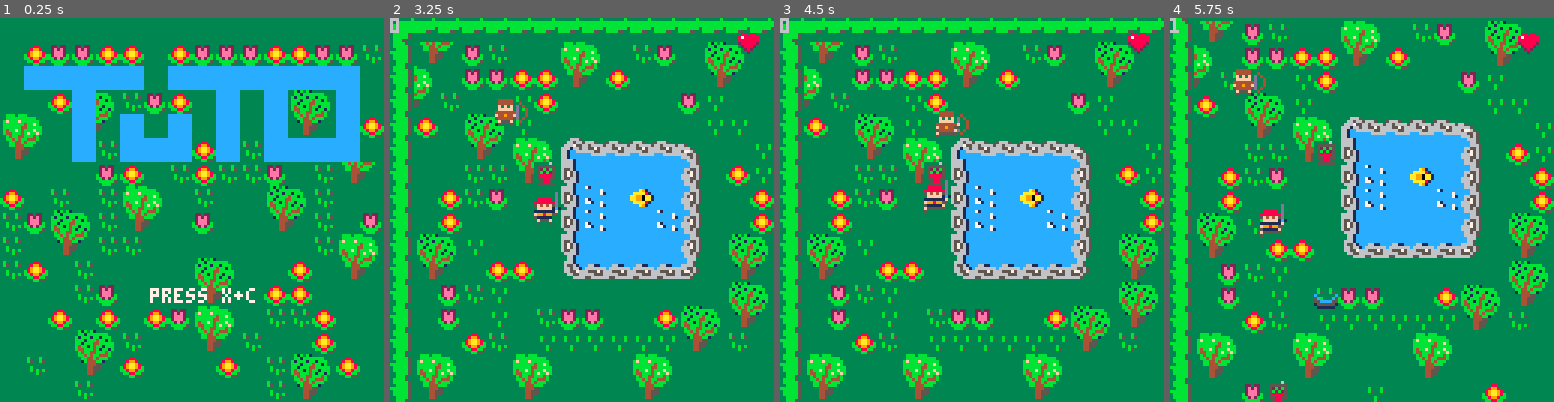
Above: before the commit, frames 1-4 (left to right).
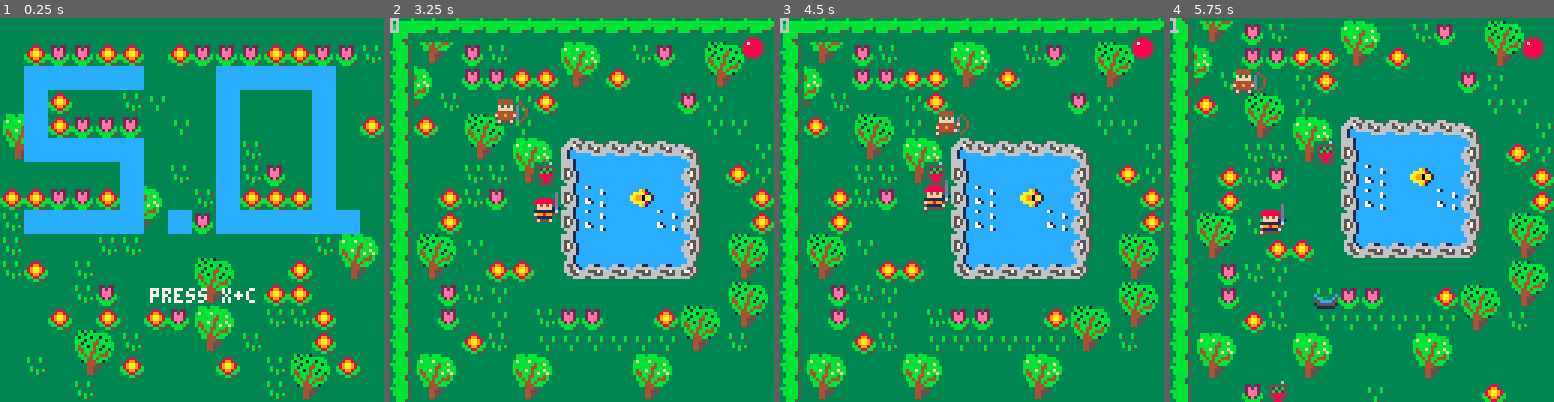
Above: after the commit, the same moments.

Repository: JasonHaenlin/pico-8-sophiaquest
Game: PICO-8 cartridge sophiaquest.p8
Two runs of this game, one before a commit and one after it. Both use one fixed random seed, a clock stepped at 60 frames per second and the inputs below.
Inputs:
- Up to frame 1 (0.25 s): no input
- Up to frame 2 (3.25 s): tap O (Z key) at 0.33, 0.7, 1.43, 2.22, 3.1 s; tap X (X key) at 1.07, 2.07, 2.4, 2.73, 3.07 s; hold Left 1.97-2.37 s; hold Down 2.42-2.82 s; hold Right from 2.87 s (still down)
- Up to frame 3 (4.5 s): tap X (X key) every 0.33 s from 3.4 to 4.4 s; release Right at 3.53 s; hold Up 3.58-4.08 s; tap O (Z key) at 3.98 s; hold Right from 4.13 s (still down)
- Up to frame 4 (5.75 s): release Right at 4.53 s; hold Down 4.58-5.08 s; tap X (X key) every 0.33 s from 4.73 to 5.73 s; tap O (Z key) at 4.87 s; hold Left from 5.13 s (still down)

The runs differ from the first frame. In frame 1, 21% of the frame differs, in the area x 6-100%, y 12-62%; in frame 2, 0.3%; in frame 3, 0.3%; in frame 4, 0.3%.

Commit message:
manage the life of the player

Diff:
--- a/sophiaquest.p8
+++ b/sophiaquest.p8
@@ -33,6 +33,17 @@
  player = 25,
  ennemy = 10,
  boss = 150,
+}
+
+spr_life = {
+ {0,0,5,5,5,5,0,0},
+ {0,5,8,8,8,8,5,0},
+ {5,8,7,8,8,8,8,5},
+ {5,8,8,8,8,8,8,5},
+ {5,8,8,8,8,8,8,5},
+ {5,8,8,8,8,8,8,5},
+ {0,5,8,8,8,8,5,0},
+ {0,0,5,5,5,5,0,0}
 }
 
 actors={}
@@ -478,6 +489,26 @@
  spr(a.weapon.spr,a.x+a.weapon.ox,a.y-a.weapon.oy)
 end
 
+function draw_hud()
+ print(ctime.s,fp.x,fp.y,light_gray)
+ draw_life()
+end
+
+function draw_life()
+ local offsetlife=8-flr(((p.health*8)/life.player))
+ for y=1,#spr_life do
+  for x=1,#spr_life[y] do
+   if (spr_life[y][x] ~= black) then
+    if (offsetlife >= y and spr_life[y][x] == red) then
+     pset(fp.x+116+x,fp.y+5+y,light_gray)
+    else
+     pset(fp.x+116+x,fp.y+5+y,spr_life[y][x])
+    end
+   end
+  end
+ end
+end
+
 function draw_menu()
  map(0,48,0,0,16,16)
  print("press x+c",50,90,white)
@@ -504,17 +535,16 @@
 function draw_game()
  cls()
  map(0,0,0,0,48,48)
+ fp = follow_player()
 
  scamera()
+
  draw_particles()
  draw_explosions()
  draw_actors()
-
- fp = follow_player()
-
- print(ctime.s,fp.x,fp.y,light_gray)
- highlight(39,fp.x+116,fp.y+5,2)
+ draw_hud()
  draw_inventory(fp.x+80,fp.y)
+
  debug(fp.x+10,fp.y+10)
 end
 
@@ -562,10 +592,15 @@
  camera(scr.x,scr.y)
 end
 
+function rcamera()
+  camera(0,0)
+end
+
 function check_game_state()
  if (is_dead(p)) then
   cls()
   make_game()
+  rcamera()
   _draw = draw_menu
   _update = update_menu
  end
@@ -598,14 +633,14 @@
 00000000f9989900f9989900f9989900f44944f0f44944f0f44944f0f22322f0f22322f0f22322f03655661cccccccccc6665565caaaa81c0009990009990000
 000000000111110001111100011111000444440004444400044444000222220002222200022222003366661ccccccccccc665653ccca91cc0009900000990000
 000000000f000f000f000f000f000f000f000f000f000f000f000f000f000f000f000f000f000f00333661cccccccccccc666653cccccccc0005500000550000
-33333333333333333333333333b1b3b13333333333bbb3bbb3333333088088000000000000000000333661ccccccccccccc666330000000000008888888000aa
-333333333b333b333338833333bb1bbbbbbb333333bbbbbbbbbb3333878888800000000000000000336661ccccccccccccc665330000000000088888888800aa
-333333333b533b53338998333b1bbb1bb1bbb3333bfbbbfbbbbbb3338888888000000000000000003365561ccc6611ccc666653300000000008888888888805a
-3333333333333333389aa9833bbb1bbb4bb1b3333bbbbbbb4bbfb33308888800000000000000000033665661c66666666665565300000000008888888888805a
-3333333333b33333b89aa98b3bb1bbb44bbbbb333bbbbbb44bbbbb3300888000000000000000000033665576665557566577565300000000000ff70f70ff005a
-3333333333b5b3b5bb8998bb3b4bb1b4bb1bbb333b4bbfb4bbbfbb3300080000000000000000000033366556666655566555653300000000000ff00f00ff0065
-333333333333b5333bb88bb53b44bbb4b1bb1b333b44bbb4bfbbfb3300000000000000000000000033333666655666666666533300000000000fffffffff0076
-3333333333333333333bb55333b4bb44bbb4b33333b4bb44bbb4b333000000000000000000000000333333333333333333333333000000000000fff8fff00057
+33333333333333333333333333b1b3b13333333333bbb3bbb3333333005555000000000000000000333661ccccccccccccc666330000000000008888888000aa
+333333333b333b333338833333bb1bbbbbbb333333bbbbbbbbbb3333058888500000000000000000336661ccccccccccccc665330000000000088888888800aa
+333333333b533b53338998333b1bbb1bb1bbb3333bfbbbfbbbbbb3335878888500000000000000003365561ccc6611ccc666653300000000008888888888805a
+3333333333333333389aa9833bbb1bbb4bb1b3333bbbbbbb4bbfb33358888885000000000000000033665661c66666666665565300000000008888888888805a
+3333333333b33333b89aa98b3bb1bbb44bbbbb333bbbbbb44bbbbb3358888885000000000000000033665576665557566577565300000000000ff70f70ff005a
+3333333333b5b3b5bb8998bb3b4bb1b4bb1bbb333b4bbfb4bbbfbb3358888885000000000000000033366556666655566555653300000000000ff00f00ff0065
+333333333333b5333bb88bb53b44bbb4b1bb1b333b44bbb4bfbbfb3305888850000000000000000033333666655666666666533300000000000fffffffff0076
+3333333333333333333bb55333b4bb44bbb4b33333b4bb44bbb4b333005555000000000000000000333333333333333333333333000000000000fff8fff00057
 33333333333333333333333333bb4b4bb444b33333bb4b4bb444b33300000000333ee333333336330c00000000000000000000000000000000999999999999ff
 333333333333333332232233333bb44b4bbb3333333bb44b4bbb33330aaaaaa033a22a33355555530cc0000000000000000000000000000009999999999999ff
 3333333333b333b332e2e2333331b444bb133333333bb444bbb333330a9999a03a8aa8a3352b2b530ccc00000000000000000000000000000ff1111b11110055
@@ -682,21 +717,21 @@
 00000000000000000000000000000000000000000000000000000000000000000000000000000000000000000000000000000000000000000000000000000000
 02222323222202222323232222232312000000000000000000000000000000000000000000000000000000000000000000000000000000000000000000000000
 00000000000000000000000000000000000000000000000000000000000000000000000000000000000000000000000000000000000000000000000000000000
-02b1b1b1b1b102b1b1b1b1b1b1b1b102000000000000000000000000000000000000000000000000000000000000000000000000000000000000000000000000
-00000000000000000000000000000000000000000000000000000000000000000000000000000000000000000000000000000000000000000000000000000000
-020222b14212232202b102b13242b102830000000000000000000000000000000000000000000000000000000000000000000000000000000000000000000000
-00000000000000000000000000000000000000000000000000000000000000000000000000000000000000000000000000000000000000000000000000000000
-526202b143b102b102b102b13343b122830000000000000000000000000000000000000000000000000000000000000000000000000000000000000000000000
-00000000000000000000000000000000000000000000000000000000000000000000000000000000000000000000000000000000000000000000000000000000
-536302b112b1b1b122b112b1b1b1b102830000000000000000000000000000000000000000000000000000000000000000000000000000000000000000000000
-00000000000000000000000000000000000000000000000000000000000000000000000000000000000000000000000000000000000000000000000000000000
-02020202232202122212122302125363000000000000000000000000000000000000000000000000000000000000000000000000000000000000000000000000
-00000000000000000000000000000000000000000000000000000000000000000000000000000000000000000000000000000000000000000000000000000000
-22021202125262021202023242120202000000000000000000000000000000000000000000000000000000000000000000000000000000000000000000000000
-00000000000000000000000000000000000000000000000000000000000000000000000000000000000000000000000000000000000000000000000000000000
-12233242125363022302023343120223000000000000000000000000000000000000000000000000000000000000000000000000000000000000000000000000
-00000000000000000000000000000000000000000000000000000000000000000000000000000000000000000000000000000000000000000000000000000000
-12023343121202020202020202125262000000000000000000000000000000000000000000000000000000000000000000000000000000000000000000000000
+02b1b1b1b1b1020202b1b1b1b1b10202000000000000000000000000000000000000000000000000000000000000000000000000000000000000000000000000
+00000000000000000000000000000000000000000000000000000000000000000000000000000000000000000000000000000000000000000000000000000000
+02b122020212130202b1020202b10202820000000000000000000000000000000000000000000000000000000000000000000000000000000000000000000000
+00000000000000000000000000000000000000000000000000000000000000000000000000000000000000000000000000000000000000000000000000000000
+52b122232323021302b1020202b10222820000000000000000000000000000000000000000000000000000000000000000000000000000000000000000000000
+00000000000000000000000000000000000000000000000000000000000000000000000000000000000000000000000000000000000000000000000000000000
+53b1b1b1b1b1020202b1120202b10202820000000000000000000000000000000000000000000000000000000000000000000000000000000000000000000000
+00000000000000000000000000000000000000000000000000000000000000000000000000000000000000000000000000000000000000000000000000000000
+0202020202b1021202b1122302b10202820000000000000000000000000000000000000000000000000000000000000000000000000000000000000000000000
+00000000000000000000000000000000000000000000000000000000000000000000000000000000000000000000000000000000000000000000000000000000
+2222232322b1620212b1222222b10202820000000000000000000000000000000000000000000000000000000000000000000000000000000000000000000000
+00000000000000000000000000000000000000000000000000000000000000000000000000000000000000000000000000000000000000000000000000000000
+12b1b1b1b1b163b123b1b1b1b1b1b102000000000000000000000000000000000000000000000000000000000000000000000000000000000000000000000000
+00000000000000000000000000000000000000000000000000000000000000000000000000000000000000000000000000000000000000000000000000000000
+12020202121202020202020202125262000000000000000000000000000000000000000000000000000000000000000000000000000000000000000000000000
 00000000000000000000000000000000000000000000000000000000000000000000000000000000000000000000000000000000000000000000000000000000
 12220212020202023242020222025363000000000000000000000000000000000000000000000000000000000000000000000000000000000000000000000000
 00000000000000000000000000000000000000000000000000000000000000000000000000000000000000000000000000000000000000000000000000000000
